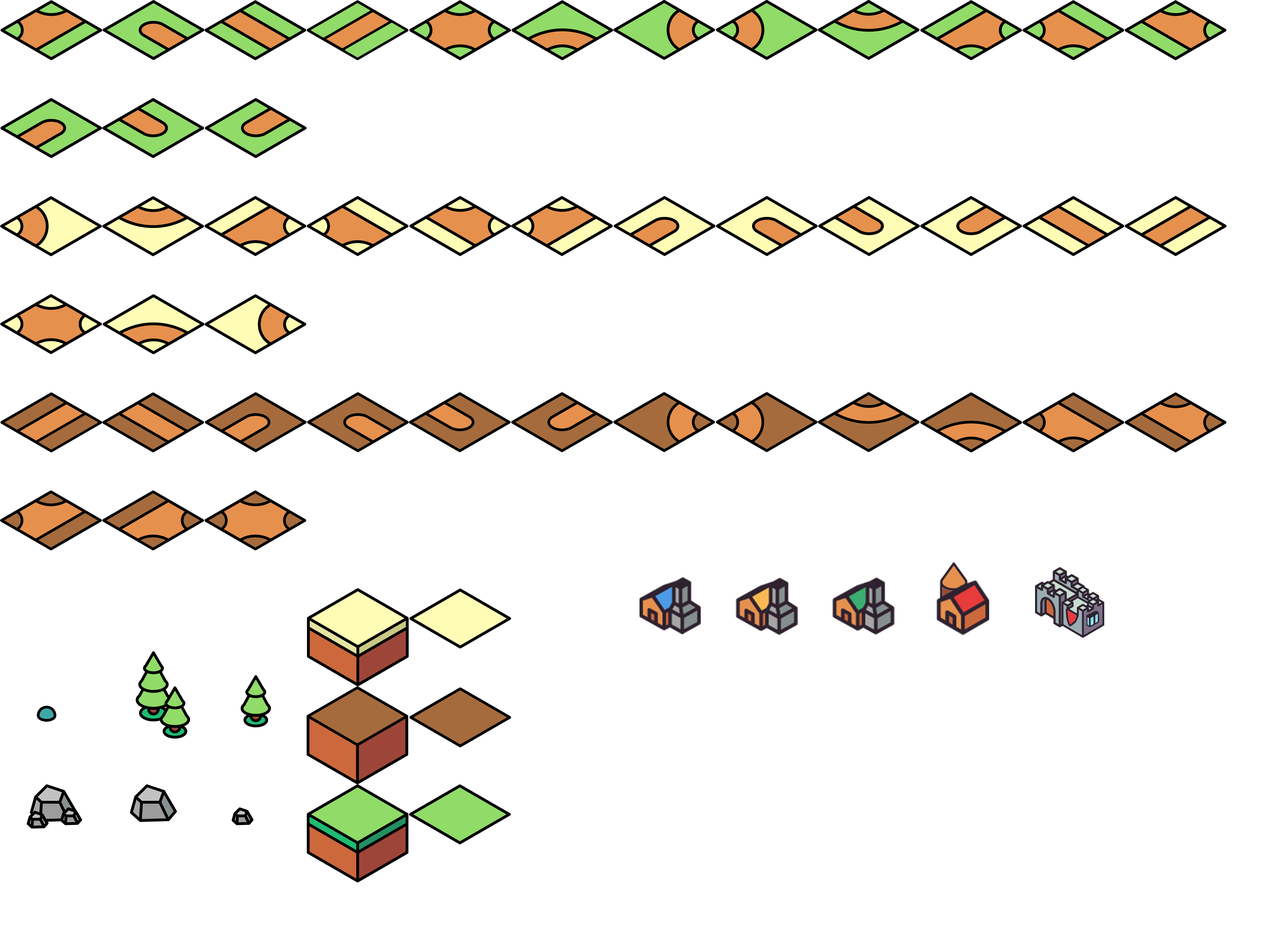
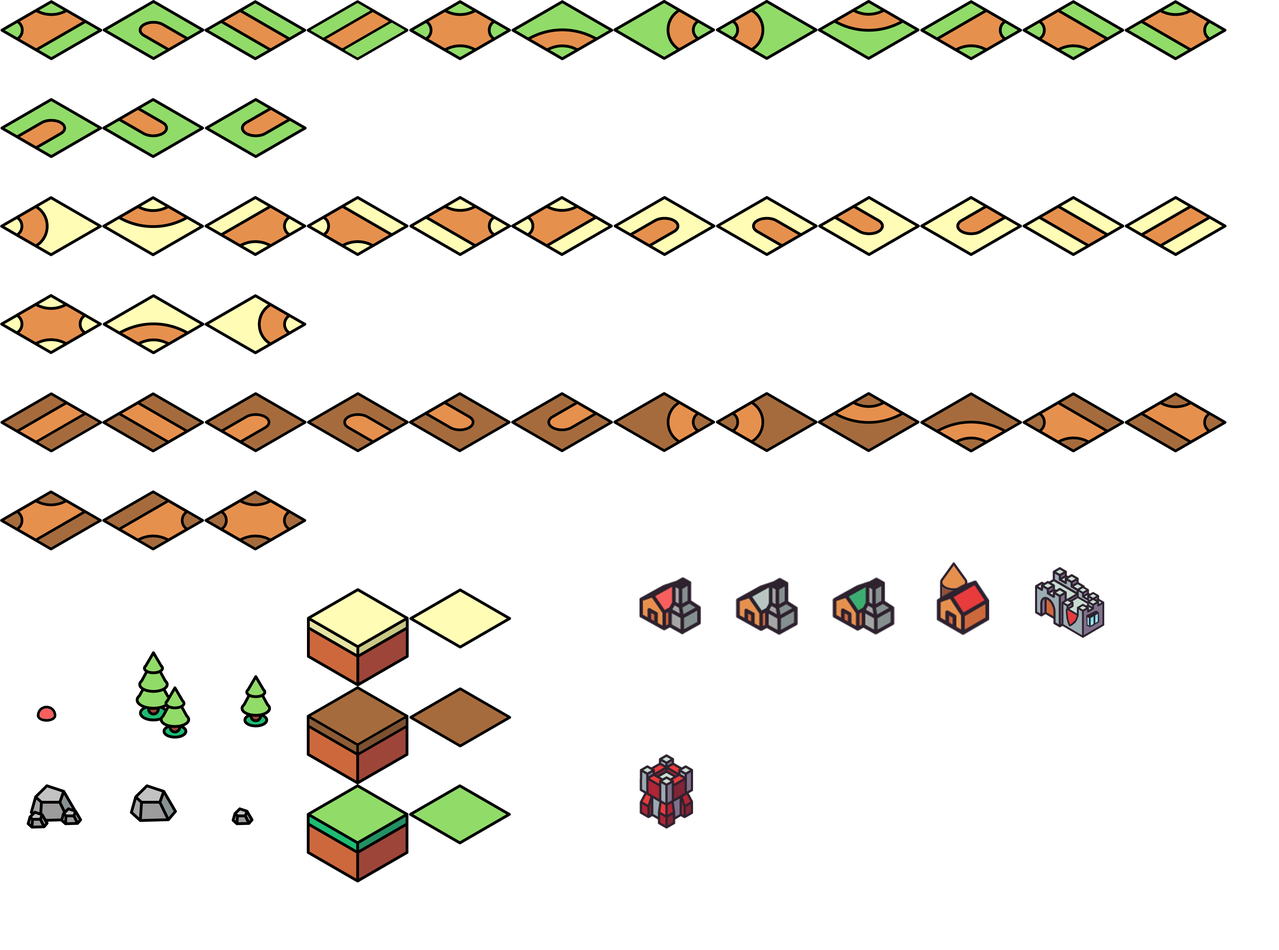
Revision of a layered (1279, 950) image; what changed, layer by layer:
added layer "Layer 2" (color) above "Layer 1" over [751, 586, 771, 611]
added layer "Layer 1" (hue) above "castle" over [653, 586, 674, 611]
added layer "castle" above "MainHouse" over [639, 754, 694, 829]
removed group "Group 1" (58 layers) over [39, 586, 771, 829]
moved "bush(1)" out of group "Group 1", painted on it over [39, 708, 54, 720]
removed layer "ground (2)" from group "Group 1" over [306, 686, 409, 785]
added layer "Ground" above "ground(top side)" over [306, 686, 409, 785]
